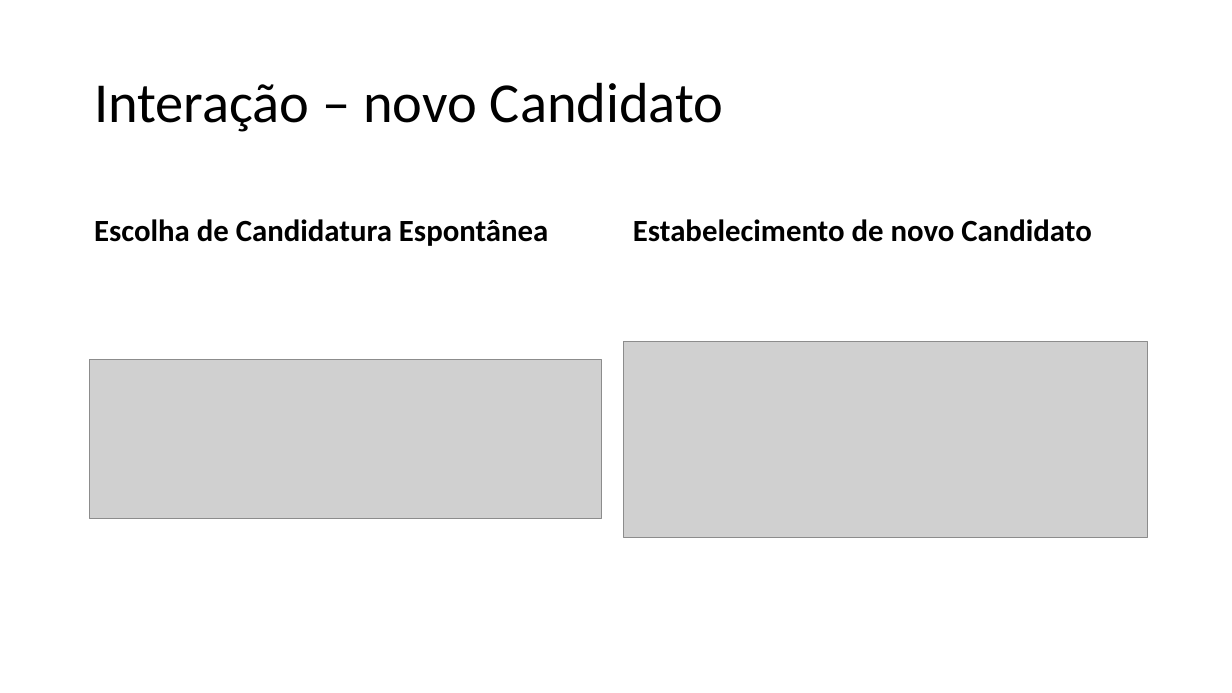
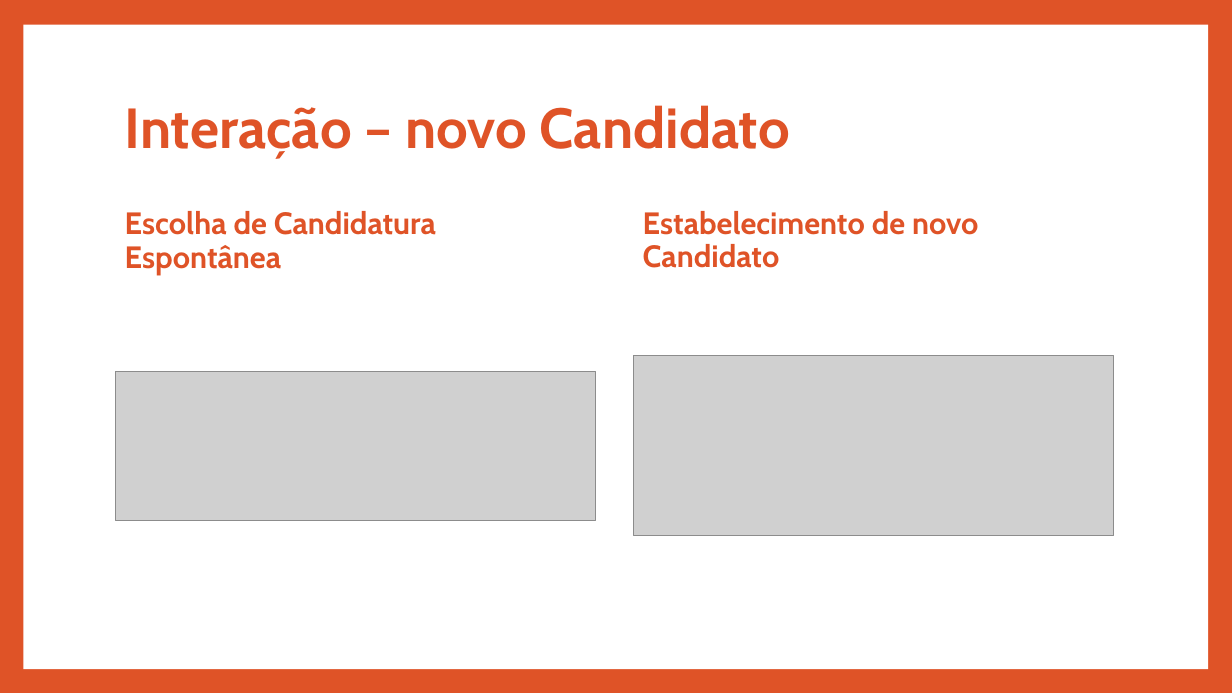
Before and after one commit to A40278/ps_20172018, a slide deck: slide 13 of Appresentação/Appresentacao.pptx. Drawn at 1232x693 pixels with LibreOffice and Linux fonts; fonts in the diff are those of the drawing; grey boxes stand for pictures. Boxes give left, top, right and bottom in pixels: in the first picture for what was removed or moved away, otherwise in the second. Text is boxed around its words. In the diff, an @@ line names an element or a change of style, - is before the commit and + after.

```diff
--- a/Appresentação/Appresentacao.pptx
+++ b/Appresentação/Appresentacao.pptx
@@ background #FFFFFF to #DF5327 @@
@@ rectangle added at bbox=[23, 25, 1208, 669], fill #FFFFFF @@
@@ title "Interação – novo Candidato": place and size @@
-title "Interação – novo Candidato" at bbox=[94, 82, 724, 132]
+title "Interação – novo Candidato" at bbox=[125, 105, 791, 159]
@@ title "Interação – novo Candidato" at bbox=[125, 105, 791, 159]: font Calibri to Cabin, text colour #000000 to #DF5327, bold on @@
@@ text "Escolha de Candidatura Espontânea": place and size @@
-text "Escolha de Candidatura Espontânea" at bbox=[94, 219, 548, 246]
+text "Escolha de Candidatura Espontânea" at bbox=[125, 211, 436, 274]
@@ text "Escolha de Candidatura Espontânea" at bbox=[125, 211, 436, 274]: font Calibri to Cabin, text colour #000000 to #DF5327; less space between paragraphs; vertical alignment bottom to middle @@
@@ text "Estabelecimento de novo Candidato" at bbox=[643, 211, 978, 268]: font Calibri to Cabin, text colour #000000 to #DF5327; less space between paragraphs; vertical alignment bottom to middle @@
@@ text "Estabelecimento de novo Candidato": place and size @@
-text "Estabelecimento de novo Candidato" at bbox=[633, 219, 1091, 242]
+text "Estabelecimento de novo Candidato" at bbox=[643, 211, 978, 268]
@@ picture: place and size @@
-picture at bbox=[624, 341, 1148, 537]
+picture at bbox=[634, 356, 1115, 536]
@@ picture: place and size @@
-picture at bbox=[90, 360, 602, 518]
+picture at bbox=[116, 372, 596, 520]
```
Also in this commit, not shown: 15 other slides changed, 4 slides added, 4 slides removed, 3 other files.
